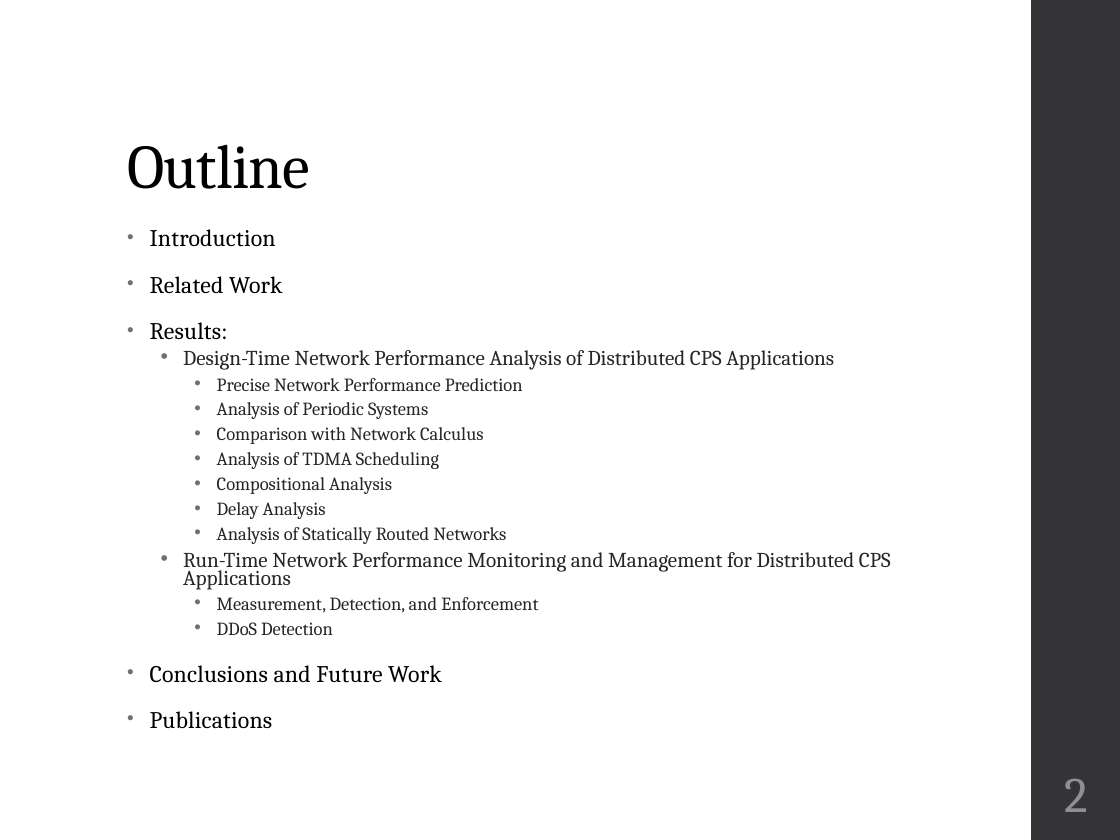
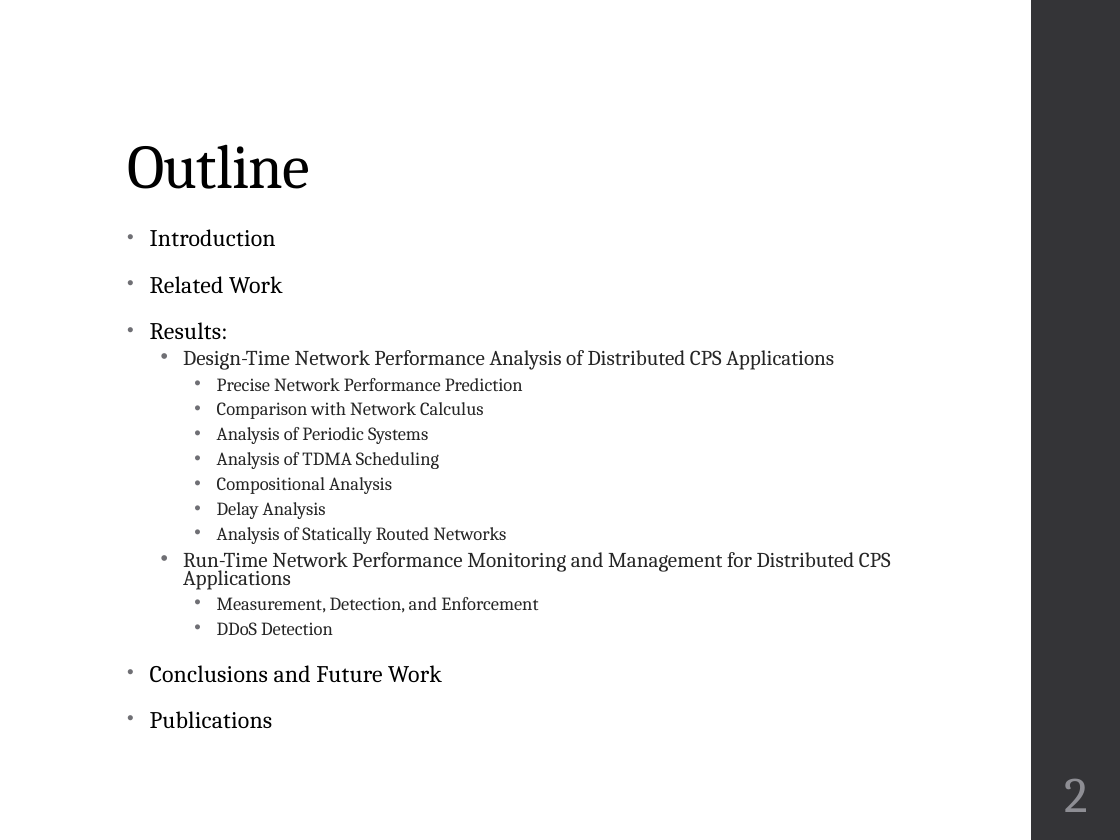
Before and after one commit to finger563/cbsat, a slide deck: slide 2 of thesis/Defense.pptx. Drawn at 1120x840 pixels with LibreOffice and Linux fonts; fonts in the diff are those of the drawing. Boxes give left, top, right and bottom in pixels: in the first picture for what was removed or moved away, otherwise in the second. Text is boxed around its words. In the diff, an @@ line names an element or a change of style, - is before the commit and + after.

```diff
--- a/thesis/Defense.pptx
+++ b/thesis/Defense.pptx
@@ text at bbox=[217, 402, 484, 419]: paragraph added @@
+    • Comparison with Network Calculus
@@ text at bbox=[217, 427, 484, 444]: paragraph removed @@
-    • Comparison with Network Calculus
```
Also in this commit, not shown: 4 other slides changed, 7 slides added.
